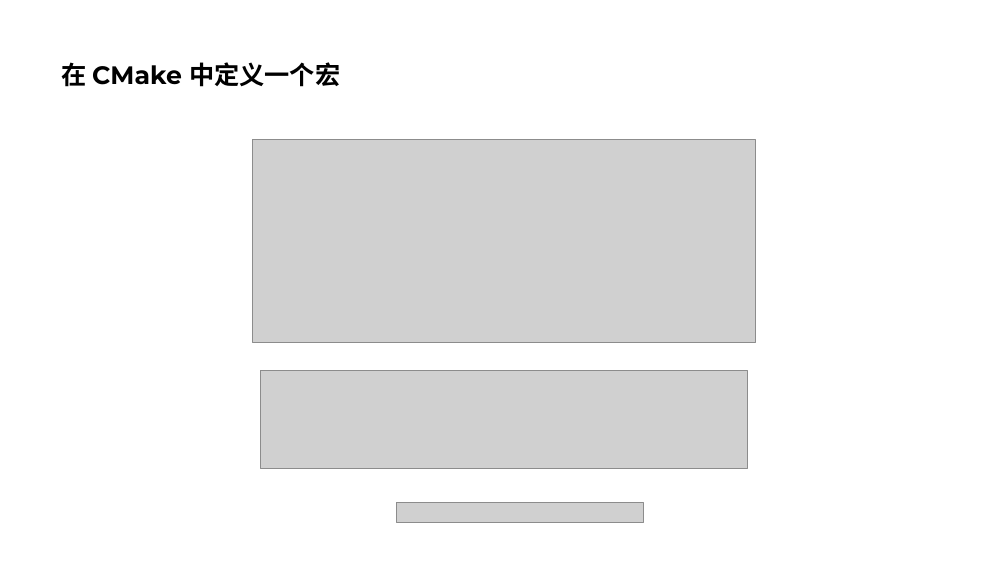
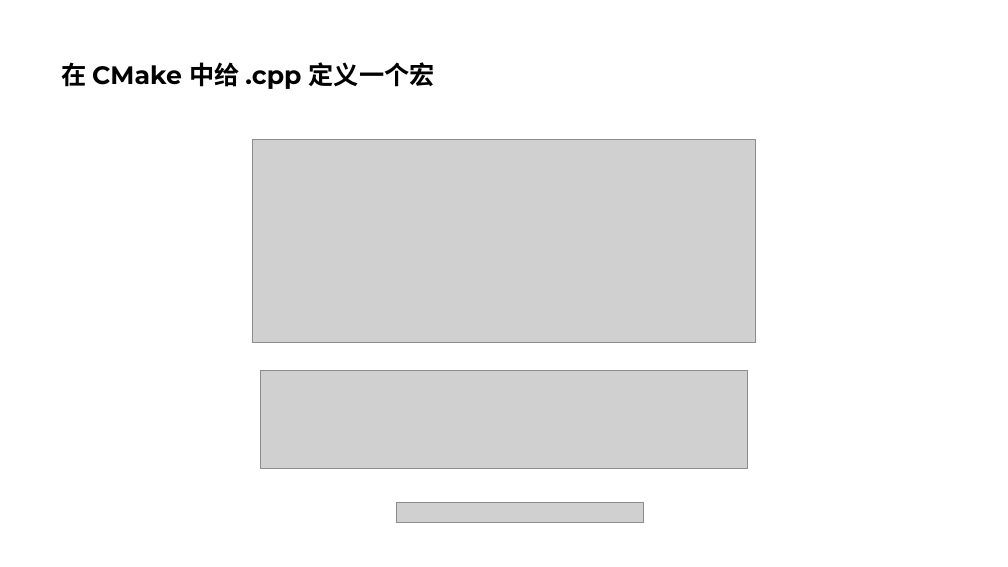
Before and after one commit to parallel101/course, a slide deck: slide 20 of 11/slides.pptx (slide 18 before the commit). Drawn at 1008x567 pixels with LibreOffice and Linux fonts; fonts in the diff are those of the drawing; grey boxes stand for pictures. Boxes give left, top, right and bottom in pixels: in the first picture for what was removed or moved away, otherwise in the second. Text is boxed around its words. In the diff, an @@ line names an element or a change of style, - is before the commit and + after.

```diff
--- a/11/slides.pptx
+++ b/11/slides.pptx
@@ title at (61,62,435,89): text changed @@
-在 CMake 中定义一个宏
+在 CMake 中给 .cpp 定义一个宏
```
Also in this commit, not shown: 4 other slides changed, 5 slides added, 48 other files.
